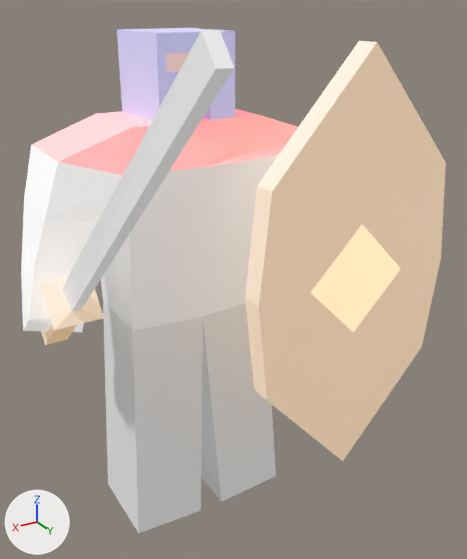
The Blender file public/models/legion.blend: old version first, new version second.
One viewpoint serves both versions: a 50 mm lens placed at (0.5, 0.966, 0.505), pointed at (-0.01, 0.117, 0.08). Lighting does not change. The marker at lower left points along +X, +Y and +Z.
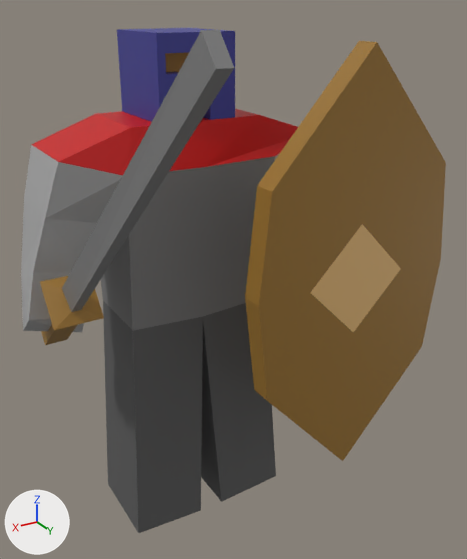
What changed in the scene script:
```text
Change mat_shield:
    remove mat_shield.emission_color = (0.333, 0.17, 0.025)  # brown #9c732c
    remove mat_shield.emission_strength = 1.0
    mat_shield.base_color: (0.8, 0.8, 0.8) -> (0.332, 0.171, 0.0252)  # white #e7e7e7 -> brown #9c732c
Change mat_swordblade:
    remove mat_swordblade.emission_color = (0.22, 0.22, 0.22)  # grey #818181
    remove mat_swordblade.emission_strength = 1.0
    mat_swordblade.base_color: (0.8, 0.8, 0.8) -> (0.22, 0.22, 0.22)  # white #e7e7e7 -> grey #818181
Change mat_shoulderpads:
    remove mat_shoulderpads.emission_color = (0.6, 0.0, 0.0)  # red #cb0000
    remove mat_shoulderpads.emission_strength = 1.0
    mat_shoulderpads.base_color: (0.8, 0.8, 0.8) -> (0.597, 0.0, 0.0)  # white #e7e7e7 -> red #cb0000
Change mat_torso:
    remove mat_torso.emission_color = (0.2, 0.2, 0.2)  # grey #7c7c7c
    remove mat_torso.emission_strength = 1.0
    mat_torso.base_color: (0.8, 0.8, 0.8) -> (0.2, 0.2, 0.2)  # white #e7e7e7 -> grey #7c7c7c
Change mat_legs:
    remove mat_legs.emission_color = (0.1, 0.1, 0.1)  # dark grey #595959
    remove mat_legs.emission_strength = 1.0
    mat_legs.base_color: (0.8, 0.8, 0.8) -> (0.1, 0.1, 0.1)  # white #e7e7e7 -> dark grey #595959
Change mat_shieldcenter:
    remove mat_shieldcenter.emission_color = (0.8, 0.498, 0.19)  # beige #e7bb79
    remove mat_shieldcenter.emission_strength = 1.0
    mat_shieldcenter.base_color: (0.8, 0.8, 0.8) -> (0.8, 0.498, 0.19)  # white #e7e7e7 -> beige #e7bb79
Change mat_helmet:
    remove mat_helmet.emission_color = (0.05, 0.05, 0.3)  # blue #3f3f95
    remove mat_helmet.emission_strength = 1.0
    mat_helmet.base_color: (0.8, 0.8, 0.8) -> (0.05, 0.05, 0.3)  # white #e7e7e7 -> blue #3f3f95
Change mat_face:
    remove mat_face.emission_color = (0.326, 0.158, 0.027)  # brown #9b6f2e
    remove mat_face.emission_strength = 1.0
    mat_face.base_color: (0.8, 0.8, 0.8) -> (0.326, 0.158, 0.027)  # white #e7e7e7 -> brown #9b6f2e
Change mat_arms:
    remove mat_arms.emission_color = (0.4, 0.4, 0.4)  # grey #aaaaaa
    remove mat_arms.emission_strength = 1.0
    mat_arms.base_color: (0.8, 0.8, 0.8) -> (0.4, 0.4, 0.4)  # white #e7e7e7 -> grey #aaaaaa
```

What differs and where, as boxes [x1, y1, x2, y2] in the pictures (467 x 559 px):
'Cube.001', recoloured, surface changed: [21, 28, 446, 533] in both
